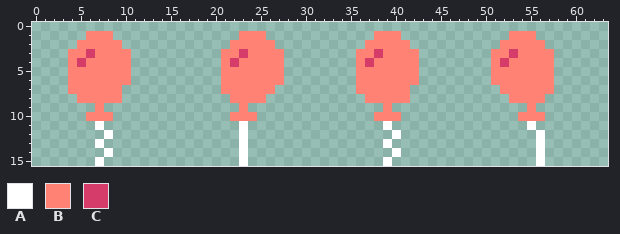
File history of a pixel-art sprite, Objects/Crate/balloon.png. This is how it looked before the edit.
The file is 64x16 pixels.
Palette (. is transparent): A #ffffff  B #ff8274  C #d53c6a
Pixels before, first column x 4:
 1 ..BBB..............BBB............BBB............BBB..
 2 .BBBBB............BBBBB..........BBBBB..........BBBBB.
 3 BBCBBBB..........BBCBBBB........BBCBBBB........BBCBBBB
 4 BCBBBBB..........BCBBBBB........BCBBBBB........BCBBBBB
 5 BBBBBBB..........BBBBBBB........BBBBBBB........BBBBBBB
 6 BBBBBBB..........BBBBBBB........BBBBBBB........BBBBBBB
 7 BBBBBB...........BBBBBB.........BBBBBB..........BBBBBB
 8 .BBBBB............BBBB...........BBBBB...........BBBB.
 9 ...B...............B...............B...............B..
10 ..BBB.............BBB.............BBB.............BBB.
11 ...A...............A...............A...............A..
12 ....A..............A................A...............A.
13 ...A...............A...............A................A.
14 ....A..............A................A...............A.
15 ...A...............A...............A................A.
And afterwards:
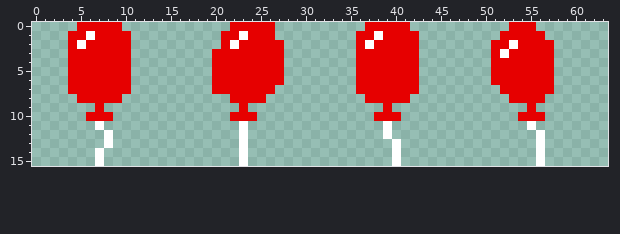
What changed:
colour B: #ff8274 -> #e60000
Changed rows in their new state; - is a pixel that keeps its letter.
first column x 4:
 0 -BBBBB------------BBBBB----------BBBBB-----------BBB--
 1 BBA--BB----------BBA--B---------BBA--BB---------B---B-
 2 BA----B----------BA----B--------BA----B--------B-A---B
 3 --B-------------B--B--------------B-------------AB----
 4 -B--------------B-B--------------B--------------B-----
 5 ----------------B-------------------------------------
 6 ----------------B-------------------------------------
 7 ------B---------B---------------------B---------------
first column x 7:
12 --------------------------------A.
13 .A------------------------------.A
14 A.--------------------------------
15 --------------------------------.A
Pixel boxes of the changes (left, top, right, bottom) in both pictures:
changed: (68, 22, 131, 157)
changed: (212, 22, 284, 121)
changed: (356, 22, 419, 166)
changed: (491, 22, 554, 121)
